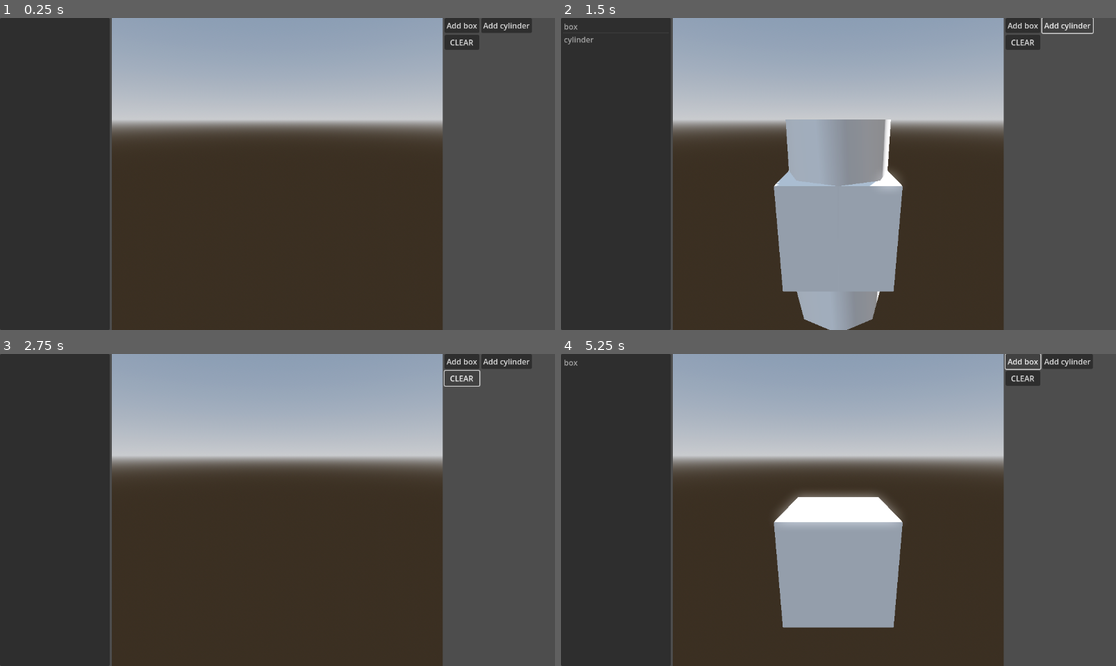
Above: before the commit, frames 1-4 (two rows, left to right).
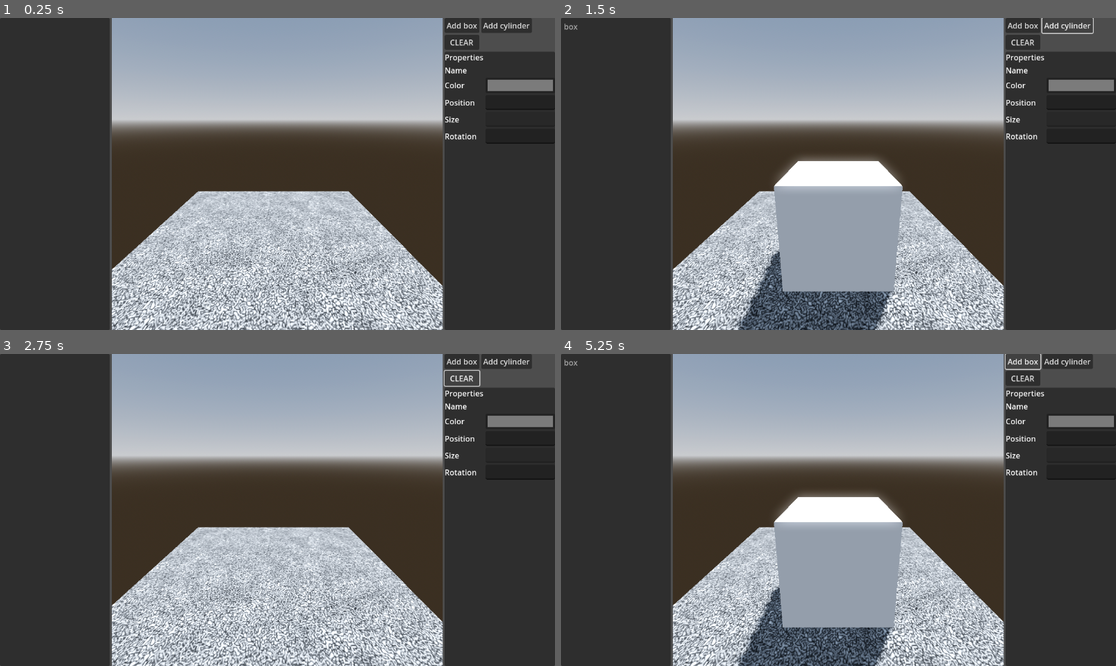
Above: after the commit, the same moments.

Repository: Zondartul/block_model_editor
Game: Godot game, scene res://main.tscn
Same seed, same stepped clock (60 frames per second), same inputs: the game is played once before the commit and once after it.
Inputs:
- Up to frame 1 (0.25 s): no input
- Up to frame 2 (1.5 s): click "Add box" at 0.5 s; click "Add cylinder" at 1.25 s
- Up to frame 3 (2.75 s): click "CLEAR" at 2 s
- Up to frame 4 (5.25 s): click "Add box" at 2.75 s; click "Add cylinder" at 3.5 s; click "CLEAR" at 4.25 s; click "Add box" at 5 s

The runs differ from the first frame. In frame 1, 40% of the frame differs, in the area x 20-100%, y 10-100%; in frame 2, 37%; in frame 3, 40%; in frame 4, 33%.
Error after the commit: Invalid call. Nonexistent function 'gen_shapes' in base 'Nil'. (res://main.gd:52)

Commit message:
wip camera movement, dynamic inspector params

Diff:
--- a/ShapeGen.gd
+++ b/ShapeGen.gd
@@ -10,8 +10,11 @@
 var n_collider:Node = null;
 var n_vis_shape:Node = null;
 
-# (re)generates the associated shapes.
+# generates the associated shapes.
 func gen_shapes() -> void: pass;
+
+# updates the associated shapes with new params.
+func update_shapes() -> void: pass;
 
 # adds the managed
 func attach(parent:Node) -> void:
--- a/ShapeGenBox.gd
+++ b/ShapeGenBox.gd
@@ -2,6 +2,7 @@
 class_name ShapeGenBox
 
 var params = {"x":1.0, "y":1.0, "z":1.0};
+var col_shape;
 
 # returns an array of {name,type,range} params
 func get_param_list() -> Array:
@@ -15,12 +16,19 @@
 
 func set_param(name:String, val:Variant) -> void:
 	params[name] = val;
-	gen_shapes();
+	update_shapes();
 
 func gen_shapes()->void:
-	var col_shape;
+	if n_vis_shape: n_vis_shape.queue_free()
+	if n_collider: n_collider.queue_free()
 	n_vis_shape = CSGBox3D.new()
+	n_vis_shape.size = Vector3(params.x, params.y, params.z);
 	col_shape = BoxShape3D.new()
+	col_shape.size = Vector3(params.x, params.y, params.z);
 	n_vis_shape.material = StandardMaterial3D.new()
 	n_collider = CollisionShape3D.new();
 	n_collider.shape = col_shape;
+
+func update_shapes()->void:
+	n_vis_shape.size = Vector3(params.x, params.y, params.z);
+	col_shape.size = Vector3(params.x, params.y, params.z);
--- a/main.gd
+++ b/main.gd
@@ -5,10 +5,14 @@
 var mat_outline = null
 var inspector_cur_object = null
 
+var script_shapegen = preload("res://ShapeGen.gd");
+var script_shapegenbox = preload("res://ShapeGenBox.gd");
+
 @onready var scene = $BC/BC_center/SubViewportContainer/SubViewport/Scene3D
 @onready var shape_list = $BC/BC_left/shape_list
 @onready var camera = $BC/BC_center/SubViewportContainer/SubViewport/Scene3D/Camera3D
 @onready var inspector = $BC/BC_right/P
+@onready var n_inspector_grid = $BC/BC_right/P/BC/GC2
 
 func _ready():
 	# generate a material for selected object outline
@@ -18,23 +22,36 @@
 	register_inspector();
 
 
+#func create_body(type):
+	#var body = StaticBody3D.new()
+	#body.name = type;
+	#var vis_shape;
+	#var col_shape;
+	#if type == "box":
+		#vis_shape = CSGBox3D.new()
+		#col_shape = BoxShape3D.new()
+	#elif type == "cylinder":
+		#vis_shape = CSGCylinder3D.new()
+		#col_shape = CylinderShape3D.new()
+	#vis_shape.material = StandardMaterial3D.new()
+	#body.add_child(vis_shape);
+	#var collider = CollisionShape3D.new();
+	#collider.shape = col_shape;
+	#body.add_child(collider);
+	#var dict = {"body":body,"vis_shape":vis_shape,"col_shape":col_shape,"collider":collider}
+	#return dict;
+
 func create_body(type):
 	var body = StaticBody3D.new()
 	body.name = type;
-	var vis_shape;
-	var col_shape;
+	var gen:ShapeGenerator;
 	if type == "box":
-		vis_shape = CSGBox3D.new()
-		col_shape = BoxShape3D.new()
+		gen = ShapeGenBox.new();
 	elif type == "cylinder":
-		vis_shape = CSGCylinder3D.new()
-		col_shape = CylinderShape3D.new()
-	vis_shape.material = StandardMaterial3D.new()
-	body.add_child(vis_shape);
-	var collider = CollisionShape3D.new();
-	collider.shape = col_shape;
-	body.add_child(collider);
-	var dict = {"body":body,"vis_shape":vis_shape,"col_shape":col_shape,"collider":collider}
+		pass
+	gen.gen_shapes();
+	gen.attach(body);
+	var dict = {"body":body,"generator":gen, "vis_shape":gen.n_vis_shape,"collider":gen.n_collider}
 	return dict;
 
 func addShape(type):
@@ -61,6 +78,30 @@
 	if event is InputEventMouseButton:
 		if event.button_index == MOUSE_BUTTON_LEFT and event.pressed:
 			viewport_click(event.position)
+		if event.button_index == MOUSE_BUTTON_MIDDLE and event.pressed:
+			viewport_mmb_down(event.position)
+		if event.button_index == MOUSE_BUTTON_MIDDLE and not event.pressed:
+			viewport_mmb_up(event.position)
+		if event.button_index == MOUSE_BUTTON_WHEEL_DOWN and event.pressed:
+			viewport_mwheel_down(event.position)
+		if event.button_index == MOUSE_BUTTON_WHEEL_UP and event.pressed:
+			viewport_mwheel_up(event.position)
+
+	if event is InputEventMouseMotion:
+		viewport_mouseMove(event.position, event.relative);
+
+var navball_dragging = false;
+@onready var n_cam_anchor = $BC/BC_center/SubViewportContainer/SubViewport/Scene3D/cam_anchor
+func viewport_mmb_down(pos:Vector2): navball_dragging = true;
+func viewport_mmb_up(pos:Vector2): navball_dragging = false;
+func viewport_mouseMove(pos:Vector2, rel:Vector2):
+	var sensitivity = 0.01;
+	if navball_dragging:
+		n_cam_anchor.rotate_x(-rel.y*sensitivity);
+		n_cam_anchor.rotate_y(-rel.x*sensitivity);
+		n_cam_anchor.rotation.z = 0.0;
+func viewport_mwheel_down(pos): pass
+func viewport_mwheel_up(pos): pass
 
 func viewport_click(mouse_pos:Vector2):
 	print("Mouse clicked at: ", mouse_pos)
@@ -149,12 +190,15 @@
 
 func open_inspector(shape_info):
 	inspector_cur_object = shape_info;
+	populate_inspector_params();
 	inspector.show()
 	update_inspector();
 
 func close_inspector(): inspector.hide();
 
+var inspector_ignore_signals = false;
 func on_inspector_changed(_dummy):
+	if inspector_ignore_signals: return;
 	print("inspector changed");
 	write_inspector();
 	update_inspector();
@@ -172,6 +216,7 @@
 	le_rot.text_submitted.connect(on_inspector_changed);
 
 func update_inspector():
+	inspector_ignore_signals = true;
 	var lblName:Label = inspector.find_child("lblName");
 	var col_picker:ColorPickerButton = inspector.find_child("col_picker");
 	var le_pos:LineEdit = inspector.find_child("lePos");
@@ -187,6 +232,8 @@
 	le_pos.text  = str(body.position);
 	le_size.text = get_shape_size(obj);
 	le_rot.text  = str(body.rotation_degrees);
+	update_inspector_params();
+	inspector_ignore_signals = false;
 
 func write_inspector():
 	var lblName:Label = inspector.find_child("lblName");
@@ -203,6 +250,7 @@
 	body.position = str_to_vec3(le_pos.text, Vector3());
 	set_shape_size(obj, str_to_vec3(le_size.text, Vector3(1,1,1)));
 	body.rotation_degrees = str_to_vec3(le_rot.text, Vector3());
+	write_inspector_params();
 
 func str_to_vec3(string, default):
 	var components = string.replace("(","").replace(")","").split_floats(",")
@@ -216,3 +264,36 @@
 
 func set_shape_size(shape_info, new_size:Vector3): #unimplemented
 	pass
+
+func populate_inspector_params():
+	for ch in n_inspector_grid.get_children(): ch.queue_free()
+	var params = inspector_cur_object.generator.get_param_list();
+	for p in params:
+		var lbl = Label.new()
+		lbl.text = p.name;
+		n_inspector_grid.add_child(lbl);
+		var entry;
+		if p.type == "float":
+			entry = SpinBox.new()
+			entry.step = 0.01;
+			if p.range:
+				entry.min_value = p.range[0];
+				entry.max_value = p.range[1];
+				entry.allow_greater = false;
+				entry.allow_lesser = false;
+			entry.value_changed.connect(on_inspector_changed);
+		n_inspector_grid.add_child(entry);
+
+func update_inspector_params():
+	var controls = n_inspector_grid.get_children();
+	for i in range(0, len(controls)/2):
+		var lbl = controls[i*2];
+		var entry = controls[i*2+1];
+		entry.value = inspector_cur_object.generator.get_param(lbl.text);
+
+func write_inspector_params():
+	var controls = n_inspector_grid.get_children();
+	for i in range(0, len(controls)/2):
+		var lbl = controls[i*2];
+		var entry = controls[i*2+1];
+		inspector_cur_object.generator.set_param(lbl.text, entry.value);
--- a/main.tscn
+++ b/main.tscn
@@ -21,6 +21,23 @@
 [sub_resource type="StandardMaterial3D" id="StandardMaterial3D_ig7tw"]
 shading_mode = 0
 disable_receive_shadows = true
+
+[sub_resource type="Gradient" id="Gradient_ig7tw"]
+offsets = PackedFloat32Array(0, 0.440298, 0.447761, 0.522388, 0.962687, 1)
+colors = PackedColorArray(0, 0, 0, 1, 0.770301, 0.770301, 0.770301, 1, 0.135467, 0.135467, 0.135467, 1, 0.0903111, 0.0903111, 0.0903111, 1, 0.940298, 0.940298, 0.940298, 1, 1, 1, 1, 1)
+
+[sub_resource type="FastNoiseLite" id="FastNoiseLite_0xm2m"]
+frequency = 0.0189
+fractal_octaves = 2
+fractal_lacunarity = 8.31
+fractal_gain = 3.42
+
+[sub_resource type="NoiseTexture2D" id="NoiseTexture2D_h2yge"]
+color_ramp = SubResource("Gradient_ig7tw")
+noise = SubResource("FastNoiseLite_0xm2m")
+
+[sub_resource type="StandardMaterial3D" id="StandardMaterial3D_1bvp3"]
+albedo_texture = SubResource("NoiseTexture2D_h2yge")
 
 [node name="Main" type="Control"]
 layout_mode = 3
@@ -80,7 +97,14 @@
 flip_faces = true
 material = SubResource("StandardMaterial3D_ig7tw")
 
-[node name="Camera3D" type="Camera3D" parent="BC/BC_center/SubViewportContainer/SubViewport/Scene3D"]
+[node name="CSGBox3D3" type="CSGBox3D" parent="BC/BC_center/SubViewportContainer/SubViewport/Scene3D"]
+transform = Transform3D(1, 0, 0, 0, 1, 0, 0, 0, 1, -0.0848999, -0.672178, -0.104065)
+size = Vector3(3.29504, 0.307129, 4.21277)
+material = SubResource("StandardMaterial3D_1bvp3")
+
+[node name="cam_anchor" type="Node3D" parent="BC/BC_center/SubViewportContainer/SubViewport/Scene3D"]
+
+[node name="Camera3D" type="Camera3D" parent="BC/BC_center/SubViewportContainer/SubViewport/Scene3D/cam_anchor"]
 transform = Transform3D(1, 0, 0, 0, 0.965926, 0.258819, 0, -0.258819, 0.965926, 0, 1, 2)
 current = true
 
@@ -107,64 +131,74 @@
 text = "CLEAR"
 
 [node name="P" type="Panel" parent="BC/BC_right"]
-visible = false
 layout_mode = 2
 size_flags_vertical = 3
 
-[node name="GC" type="GridContainer" parent="BC/BC_right/P"]
+[node name="BC" type="BoxContainer" parent="BC/BC_right/P"]
 layout_mode = 1
 anchors_preset = 15
 anchor_right = 1.0
 anchor_bottom = 1.0
 grow_horizontal = 2
 grow_vertical = 2
+vertical = true
+
+[node name="GC" type="GridContainer" parent="BC/BC_right/P/BC"]
+layout_mode = 2
+size_flags_horizontal = 3
 columns = 2
 
-[node name="lbl1" type="Label" parent="BC/BC_right/P/GC"]
+[node name="lbl1" type="Label" parent="BC/BC_right/P/BC/GC"]
 layout_mode = 2
 text = "Properties"
 
-[node name="Control" type="Control" parent="BC/BC_right/P/GC"]
-layout_mode = 2
-
-[node name="lbl2" type="Label" parent="BC/BC_right/P/GC"]
+[node name="Control" type="Control" parent="BC/BC_right/P/BC/GC"]
+layout_mode = 2
+
+[node name="lbl2" type="Label" parent="BC/BC_right/P/BC/GC"]
 layout_mode = 2
 text = "Name"
 
-[node name="lblName" type="Label" parent="BC/BC_right/P/GC"]
-layout_mode = 2
-
-[node name="lbl3" type="Label" parent="BC/BC_right/P/GC"]
+[node name="lblName" type="Label" parent="BC/BC_right/P/BC/GC"]
+layout_mode = 2
+
+[node name="lbl3" type="Label" parent="BC/BC_right/P/BC/GC"]
 layout_mode = 2
 text = "Color"
 
-[node name="col_picker" type="ColorPickerButton" parent="BC/BC_right/P/GC"]
+[node name="col_picker" type="ColorPickerButton" parent="BC/BC_right/P/BC/GC"]
 custom_minimum_size = Vector2(0, 32)
 layout_mode = 2
 size_flags_horizontal = 3
 text = "Color"
 color = Color(0.481789, 0.481789, 0.481789, 1)
 
-[node name="lbl4" type="Label" parent="BC/BC_right/P/GC"]
+[node name="lbl4" type="Label" parent="BC/BC_right/P/BC/GC"]
 layout_mode = 2
 text = "Position"
 
-[node name="lePos" type="LineEdit" parent="BC/BC_right/P/GC"]
-layout_mode = 2
-
-[node name="lbl5" type="Label" parent="BC/BC_right/P/GC"]
+[node name="lePos" type="LineEdit" parent="BC/BC_right/P/BC/GC"]
+layout_mode = 2
+
+[node name="lbl5" type="Label" parent="BC/BC_right/P/BC/GC"]
 layout_mode = 2
 text = "Size"
 
-[node name="leSize" type="LineEdit" parent="BC/BC_right/P/GC"]
-layout_mode = 2
-
-[node name="lbl6" type="Label" parent="BC/BC_right/P/GC"]
+[node name="leSize" type="LineEdit" parent="BC/BC_right/P/BC/GC"]
+layout_mode = 2
+editable = false
+
+[node name="lbl6" type="Label" parent="BC/BC_right/P/BC/GC"]
 layout_mode = 2
 text = "Rotation"
 
-[node name="leRot" type="LineEdit" parent="BC/BC_right/P/GC"]
-layout_mode = 2
+[node name="leRot" type="LineEdit" parent="BC/BC_right/P/BC/GC"]
+layout_mode = 2
+
+[node name="GC2" type="GridContainer" parent="BC/BC_right/P/BC"]
+layout_mode = 2
+size_flags_vertical = 3
+columns = 2
 
 [connection signal="empty_clicked" from="BC/BC_left/shape_list" to="." method="_on_shape_list_empty_clicked"]
 [connection signal="item_selected" from="BC/BC_left/shape_list" to="." method="_on_shape_list_item_selected"]
Not shown: 1 places in main.tscn that only renumber resources
